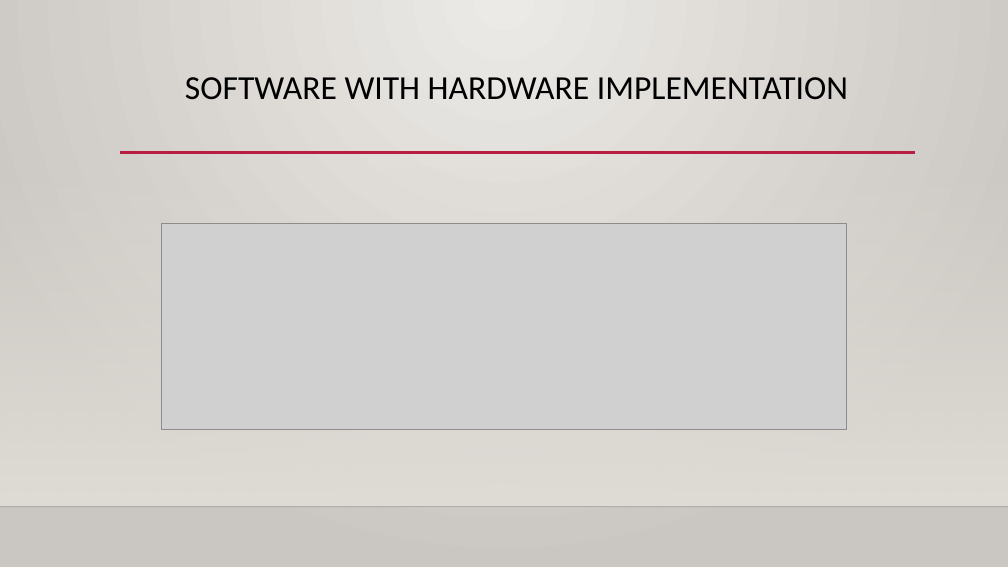
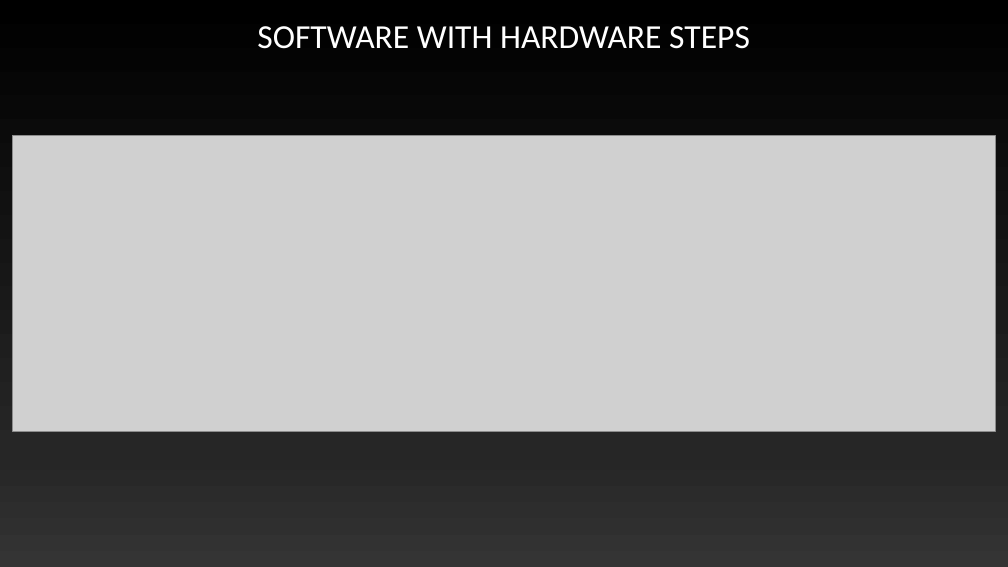
Before and after one commit to Maximus32/Reconfig-Canny, a slide deck: slide 4 of Deliverables/Canny edge detection – fpga speedup.pptx. Drawn at 1008x567 pixels with LibreOffice and Linux fonts; fonts in the diff are those of the drawing; grey boxes stand for pictures; background and template pictures are left out. Boxes give left, top, right and bottom in pixels: in the first picture for what was removed or moved away, otherwise in the second. Text is boxed around its words. In the diff, an @@ line names an element or a change of style, - is before the commit and + after.

```diff
--- a/Deliverables/Canny edge detection – fpga speedup.pptx
+++ b/Deliverables/Canny edge detection – fpga speedup.pptx
@@ background gradient #ECEAE7 to #CAC7C1 to gradient #000000 to #262626 to #343434 @@
@@ title at (x1=257, y1=26, x2=750, y2=49): text changed; text colour #000000 to #FFFFFF @@
-SOFTWARE WITH HARDWARE IMPLEMENTATION
+SOFTWARE WITH HARDWARE STEPS
@@ picture resized from (x1=162, y1=223, x2=846, y2=430) to (x1=12, y1=135, x2=995, y2=431) @@
@@ rectangle removed at (x1=0, y1=167, x2=1008, y2=507) @@
@@ line removed from (120, 153) to (915, 153) @@
@@ line removed from (0, 507) to (1008, 507) @@
```
Also in this commit, not shown: 4 other slides changed, 3 slides added.
